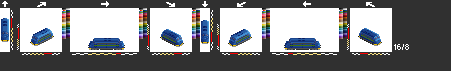
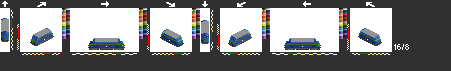
Comparing the layer stacks of the two (451, 71) images. Changes:
added layer "er1" above "et1" over (1, 19, 381, 50)
hid "mav1" over (1, 34, 381, 50)
